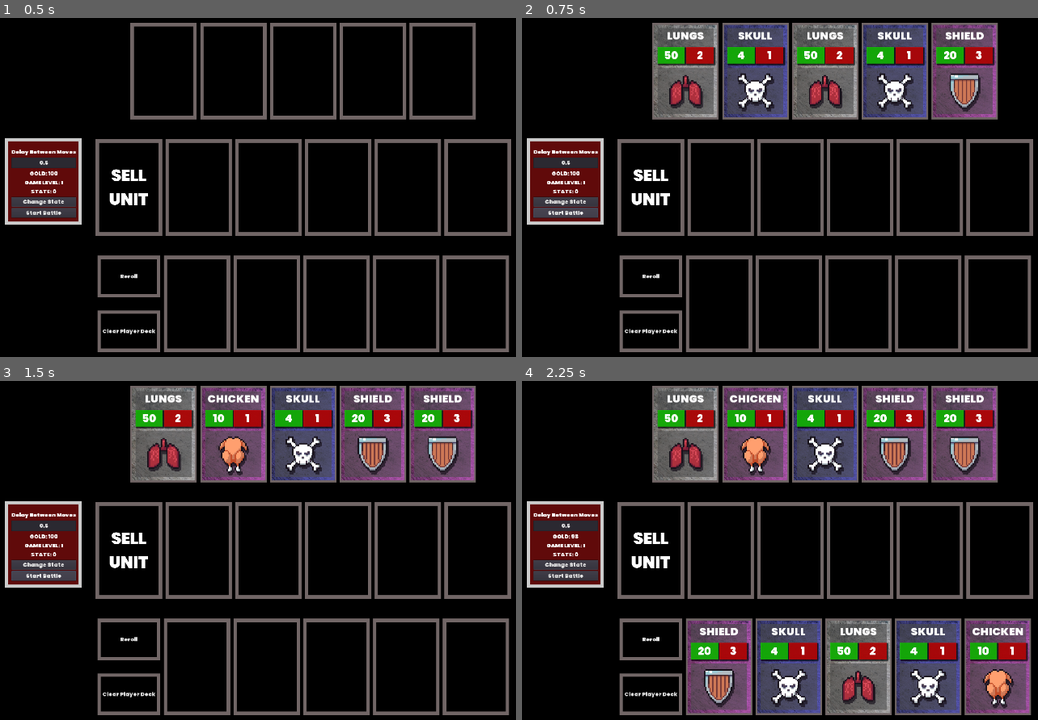
Above: before the commit, frames 1-4 (two rows, left to right).
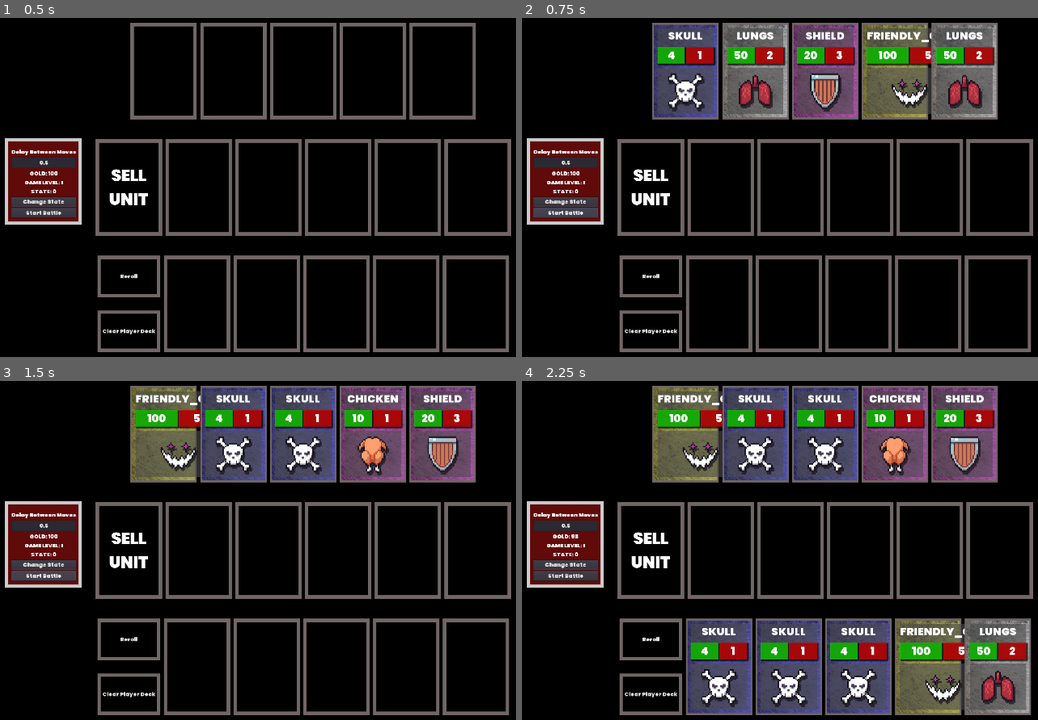
Above: after the commit, the same moments.

Repository: RM35/steel-chalk-asset
Game: Godot game, scene res://main.tscn
Two runs of this game, one before a commit and one after it. Both use one fixed random seed, a clock stepped at 60 frames per second and the inputs below.
Inputs:
- Up to frame 1 (0.5 s): no input
- Up to frame 2 (0.75 s): click "Start Battle" at 0.5 s
- Up to frame 3 (1.5 s): click "Start Battle" at 1.25 s
- Up to frame 4 (2.25 s): click "Reroll" at 2 s

Frame 1 is identical in both runs. In frame 2, 12% of the frame differs, in the area x 25-92%, y 1-30%; in frame 3, 5.6%; in frame 4, 15%, in the area x 25-99%, y 1-99%.

Commit message:
feat: add a (definitely not OP) friendly cat

Diff:
--- /dev/null
+++ b/unit/unit_data/unit_friendly_cat.tres
@@ -0,0 +1,16 @@
+[gd_resource type="Resource" load_steps=2 format=2]
+
+[ext_resource path="res://unit/unit_data/unit_stats.gd" type="Script" id=1]
+
+[resource]
+script = ExtResource( 1 )
+unit_name = "FRIENDLY_CAT"
+health = 100
+attack = 50
+level = 1
+cost = 99
+rarity = 3
+sprite_region_rect = Rect2( 128, 0, 32, 32 )
+ability_trigger = 1
+ability_output = 0
+ability_parameters = 45
--- a/world/world.gd
+++ b/world/world.gd
@@ -12,7 +12,8 @@
 var card_types: Array = ["res://unit/unit_data/unit_lungs.tres",
 						"res://unit/unit_data/unit_shield.tres",
 						"res://unit/unit_data/unit_skull.tres",
-						"res://unit/unit_data/unit_chicken.tres"]
+						"res://unit/unit_data/unit_chicken.tres",
+                        "res://unit/unit_data/unit_friendly_cat.tres"]
 
 #Decks
 onready var enemy_deck = $VB/EnemyCards
